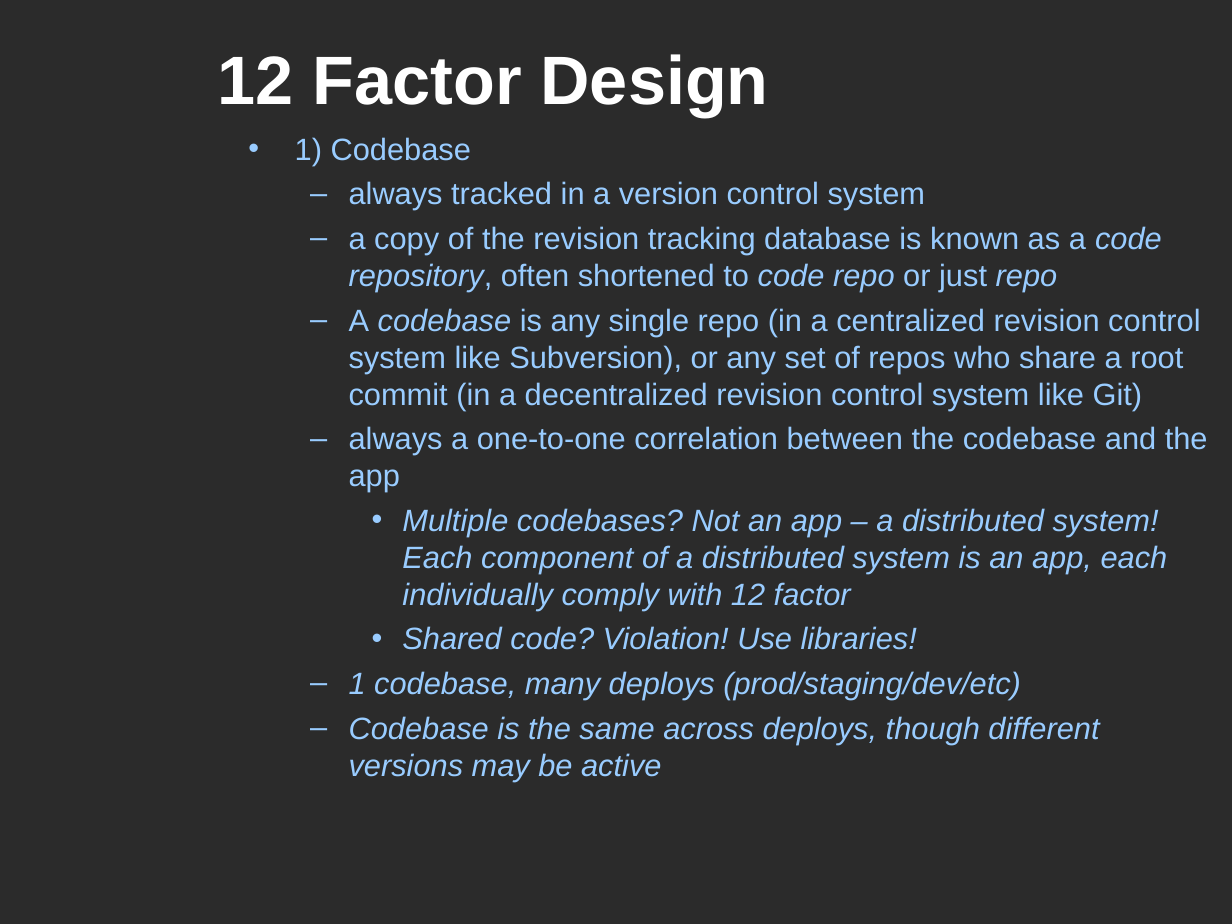
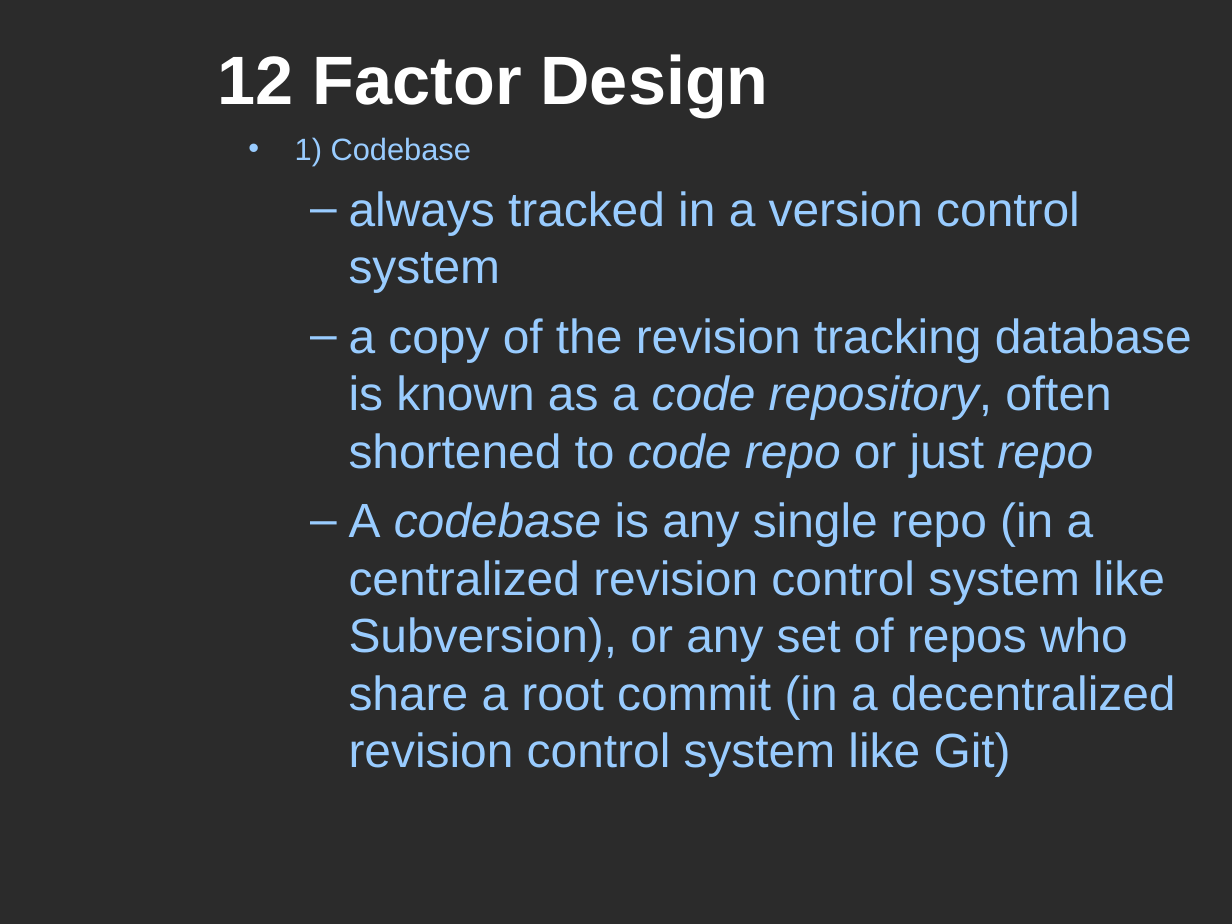
Before and after one commit to mars64/k8s-music-stack, a slide deck: slide 16 of MarcialWhite-Kubernetes101-www.SoFree.us-20170603.ppt (slide 12 before the commit). Drawn at 1232x924 pixels with LibreOffice and Linux fonts; fonts in the diff are those of the drawing; background and template pictures are left out; a plain dark background stands for a picture behind light text. Boxes give left, top, right and bottom in pixels: in the first picture for what was removed or moved away, otherwise in the second. Text is boxed around its words. In the diff, an @@ line names an element or a change of style, - is before the commit and + after.

```diff
--- a/MarcialWhite-Kubernetes101-www.SoFree.us-20170603.ppt
+++ b/MarcialWhite-Kubernetes101-www.SoFree.us-20170603.ppt
@@ text at <box>349,191,1192,776</box>: size 18 to 28 pt; more space between paragraphs @@
@@ text at <box>349,426,1208,781</box>: paragraphs removed @@
-  – always a one-to-one correlation between the codebase and the app
-    • Multiple codebases? Not an app – a distributed system! Each component of a distributed system is an app, each individually comply with 12 factor
-    • Shared code? Violation! Use libraries!
-  – 1 codebase, many deploys (prod/staging/dev/etc)
-  – Codebase is the same across deploys, though different versions may be active
```
Also in this commit, not shown: 16 other slides changed, 17 slides added, 1 other file.
